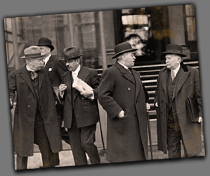
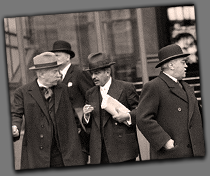
Revision of a layered 210x176 image; what changed, layer by layer:
hid "Layer 53 copy" over [4, 4, 205, 170]
hid "Ebene 2" over [4, 4, 205, 170]
showed "Ebene 1" over [4, 4, 205, 170]
